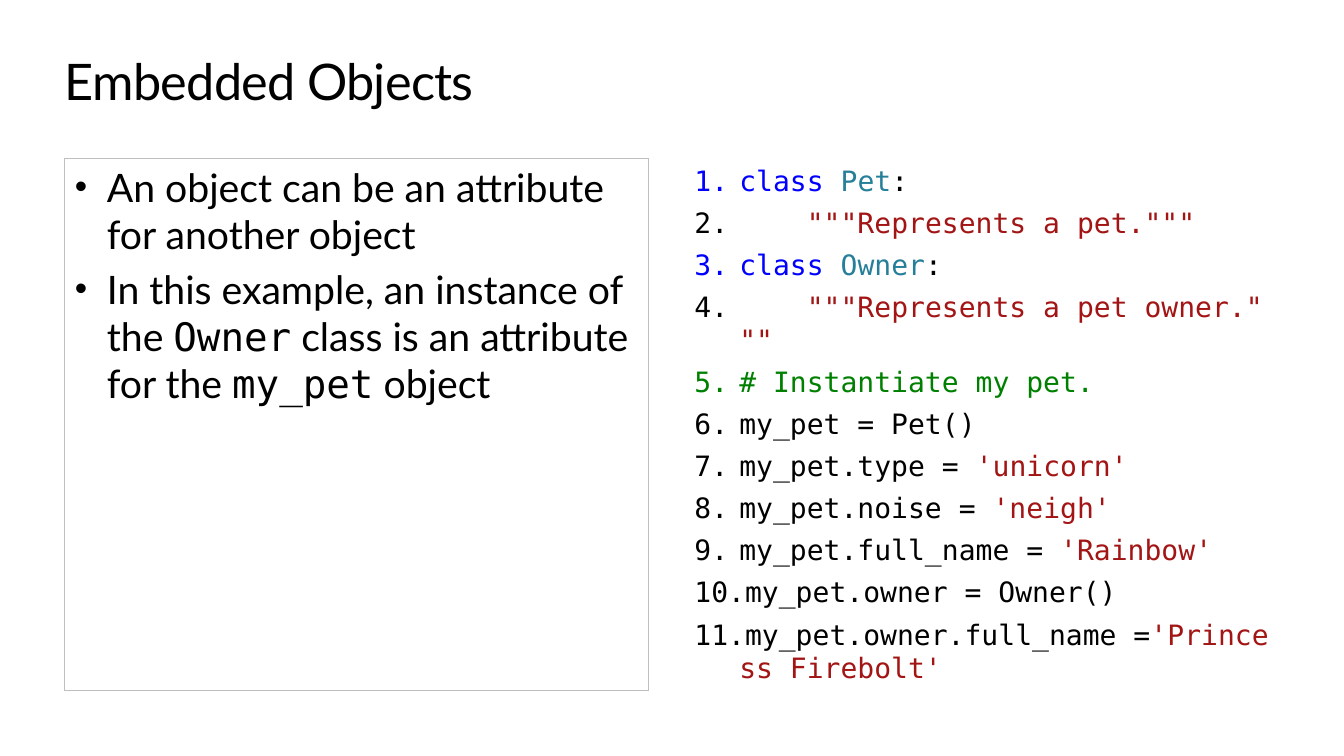
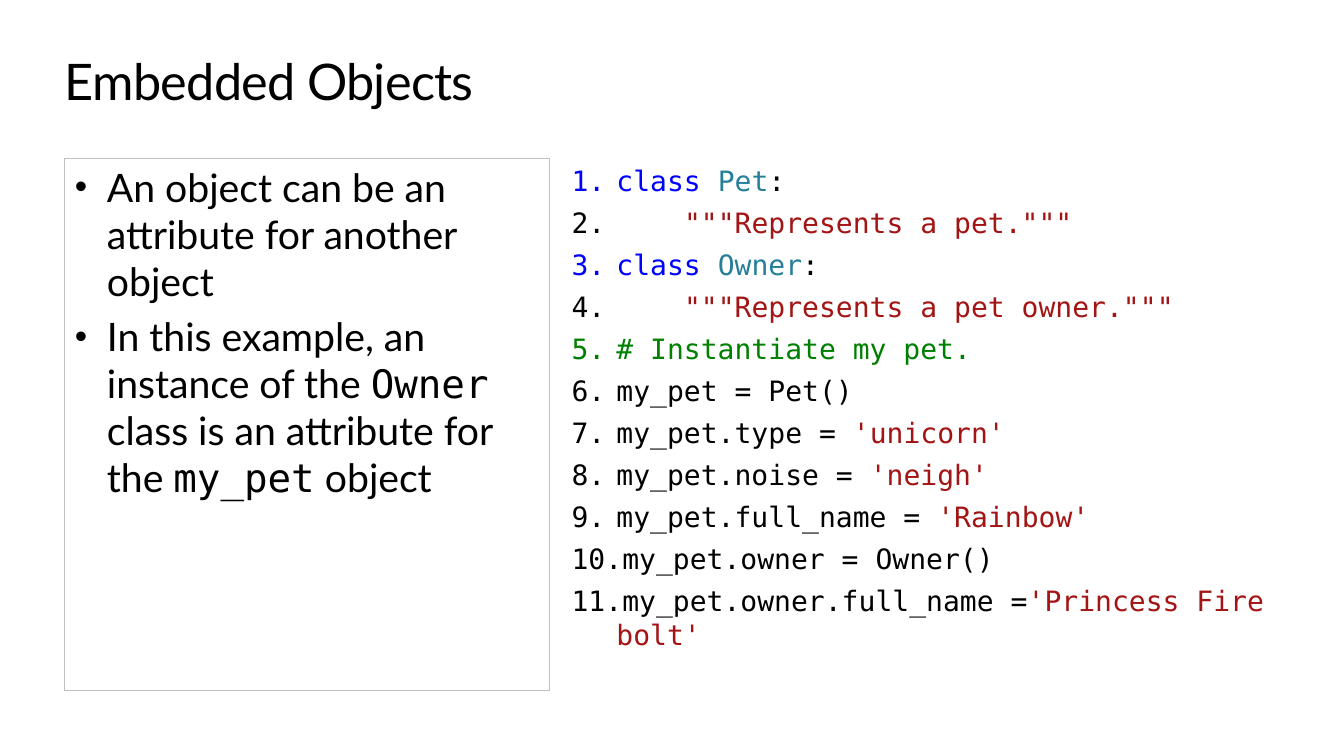
Before and after one commit to TEALSK12/2nd-semester-introduction-to-computer-science, a slide deck: slide 13 of docs/units/7_unit/slidedecks/Intro Python 7.01 TEALS.pptx. Drawn at 1344x756 pixels with LibreOffice and Linux fonts; fonts in the diff are those of the drawing; background and template pictures are left out. Boxes give left, top, right and bottom in pixels: in the first picture for what was removed or moved away, otherwise in the second. Text is boxed around its words. In the diff, an @@ line names an element or a change of style, - is before the commit and + after.

Commit message:
Fix error in embedded object example. (Issue #383)

```diff
--- a/docs/units/7_unit/slidedecks/Intro Python 7.01 TEALS.pptx
+++ b/docs/units/7_unit/slidedecks/Intro Python 7.01 TEALS.pptx
@@ rectangle "An object can be an ..." resized from (x1=65, y1=158, x2=648, y2=692) to (x1=65, y1=158, x2=548, y2=692) @@
@@ text "class Pet:" rewrapped from (x1=694, y1=169, x2=1263, y2=679) to (x1=572, y1=169, x2=1180, y2=617) @@
```
Also in this commit, not shown: 4 other slides changed, 10 other files.
